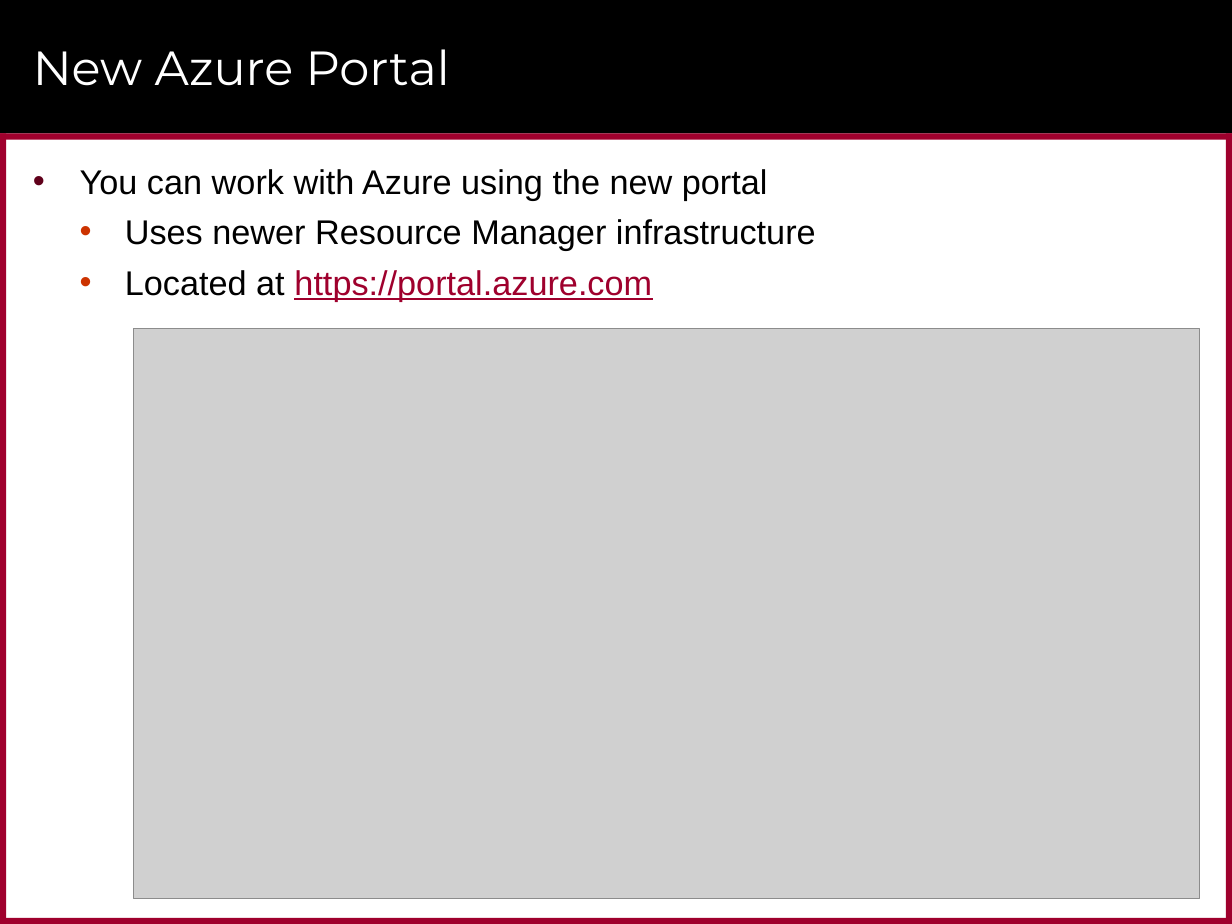
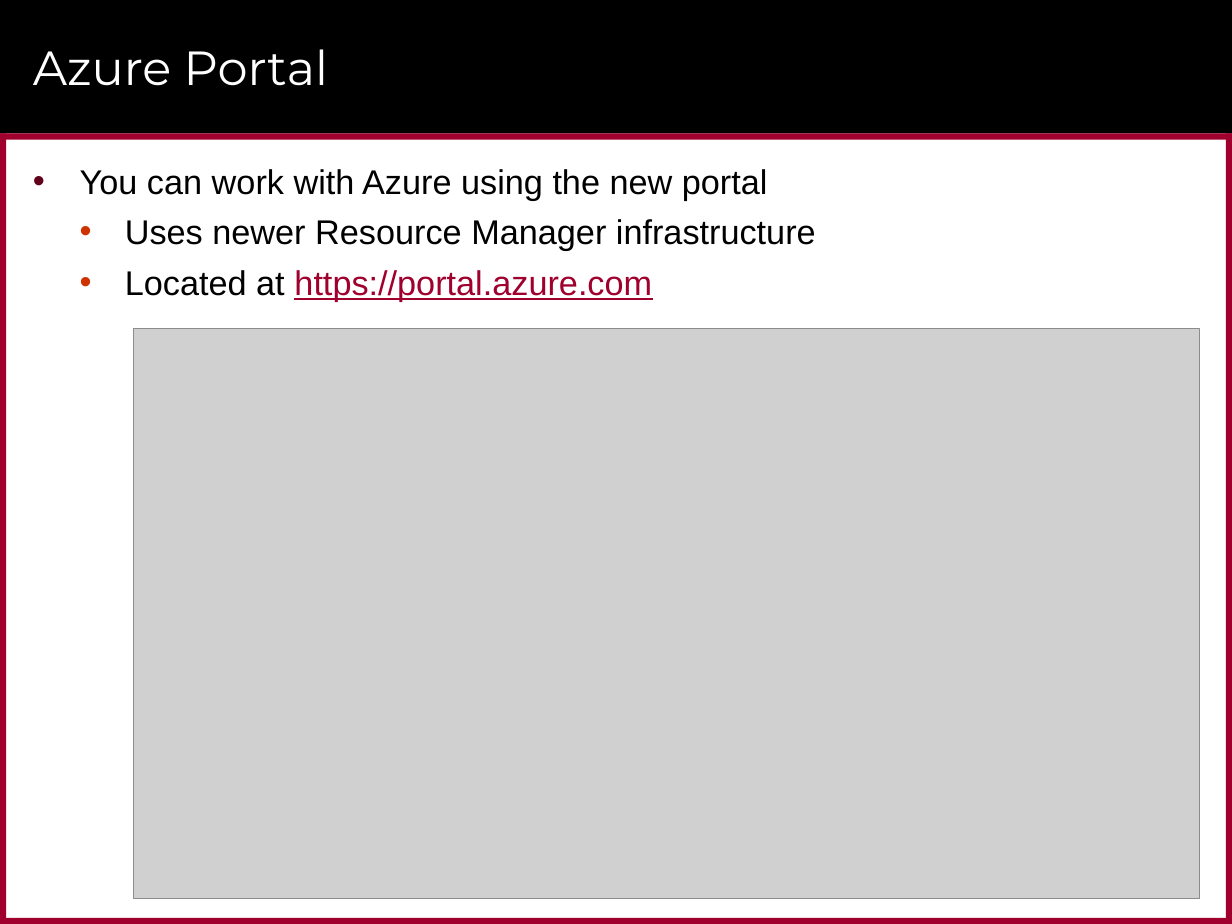
Before and after one commit to CriticalPathTraining/MSD365_Courseware, a slide deck: slide 44 of 01 GettingStarted.pptx (slide 9 before the commit). Drawn at 1232x924 pixels with LibreOffice and Linux fonts; fonts in the diff are those of the drawing; grey boxes stand for pictures; background and template pictures are left out. Boxes give left, top, right and bottom in pixels: in the first picture for what was removed or moved away, otherwise in the second. Text is boxed around its words. In the diff, an @@ line names an element or a change of style, - is before the commit and + after.

```diff
--- a/01 GettingStarted.pptx
+++ b/01 GettingStarted.pptx
@@ title at (33, 49, 328, 86): text changed @@
-New Azure Portal
+Azure Portal
```
Also in this commit, not shown: 3 other slides changed, 37 slides added, 17 slides removed, 19 other files.
